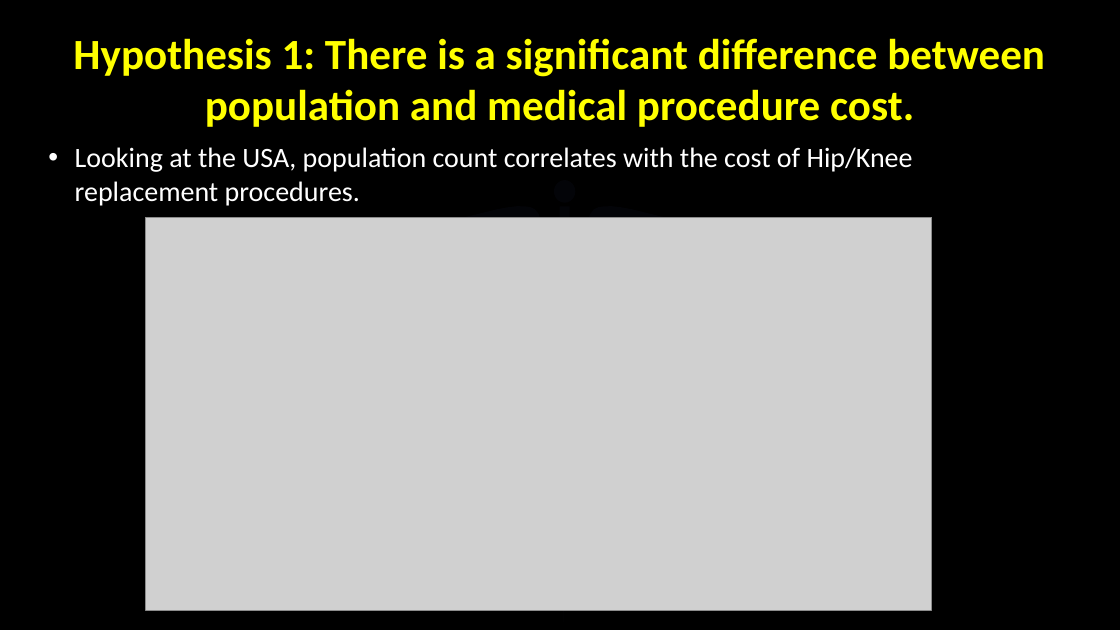
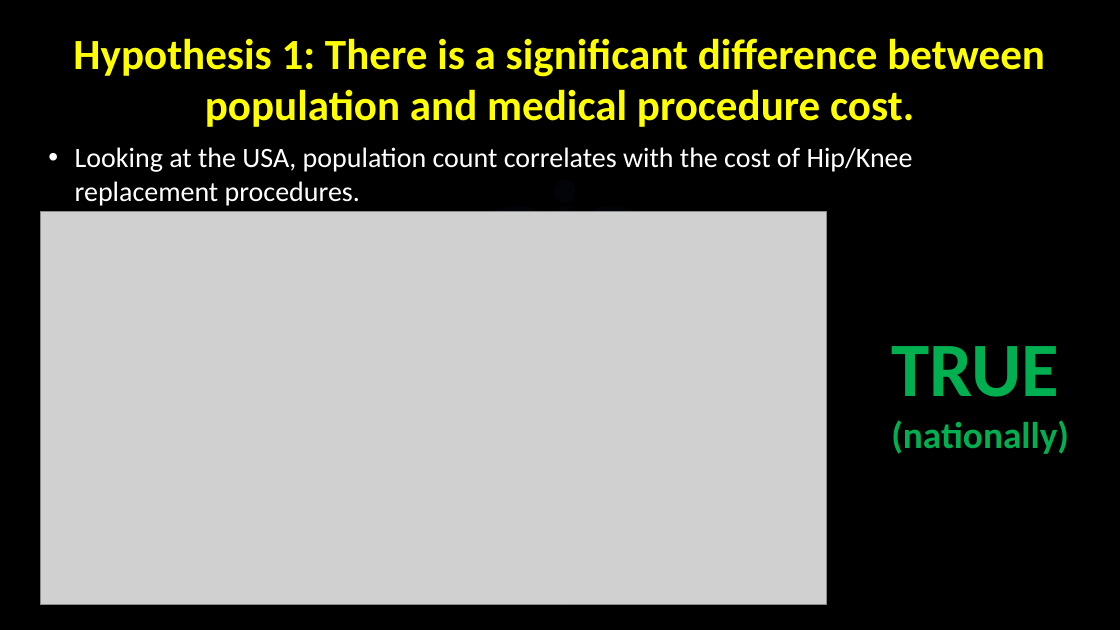
Before and after one commit to BrandinO771/viper_proj_1, a slide deck: slide 7 of _PRESENTATION/healthcare_cost_consitency5.pptx. Drawn at 1120x630 pixels with LibreOffice and Linux fonts; fonts in the diff are those of the drawing; grey boxes stand for pictures; background and template pictures are left out. Boxes give left, top, right and bottom in pixels: in the first picture for what was removed or moved away, otherwise in the second. Text is boxed around its words. In the diff, an @@ line names an element or a change of style, - is before the commit and + after.

```diff
--- a/_PRESENTATION/healthcare_cost_consitency5.pptx
+++ b/_PRESENTATION/healthcare_cost_consitency5.pptx
@@ picture moved from (x1=146, y1=217, x2=933, y2=610) to (x1=40, y1=212, x2=827, y2=605) @@
@@ text added at (x1=891, y1=346, x2=1069, y2=454), 32 pt, text #00B050, bold @@
+TRUE
+(nationally)
```
Also in this commit, not shown: 4 other slides changed, 3 slides added, 5 slides removed, 31 other files.
